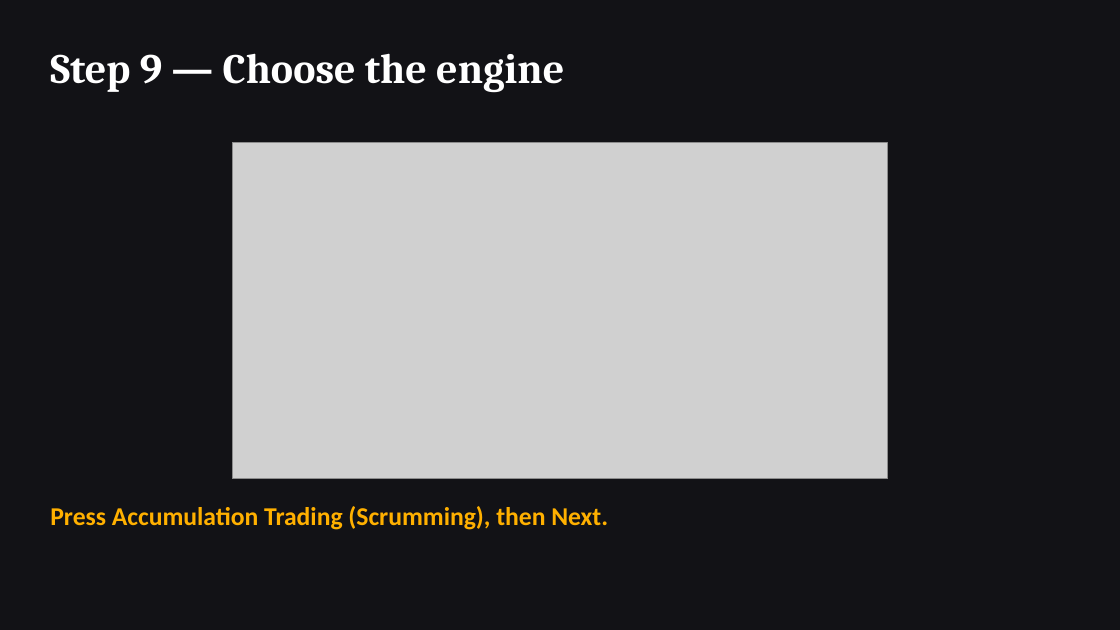
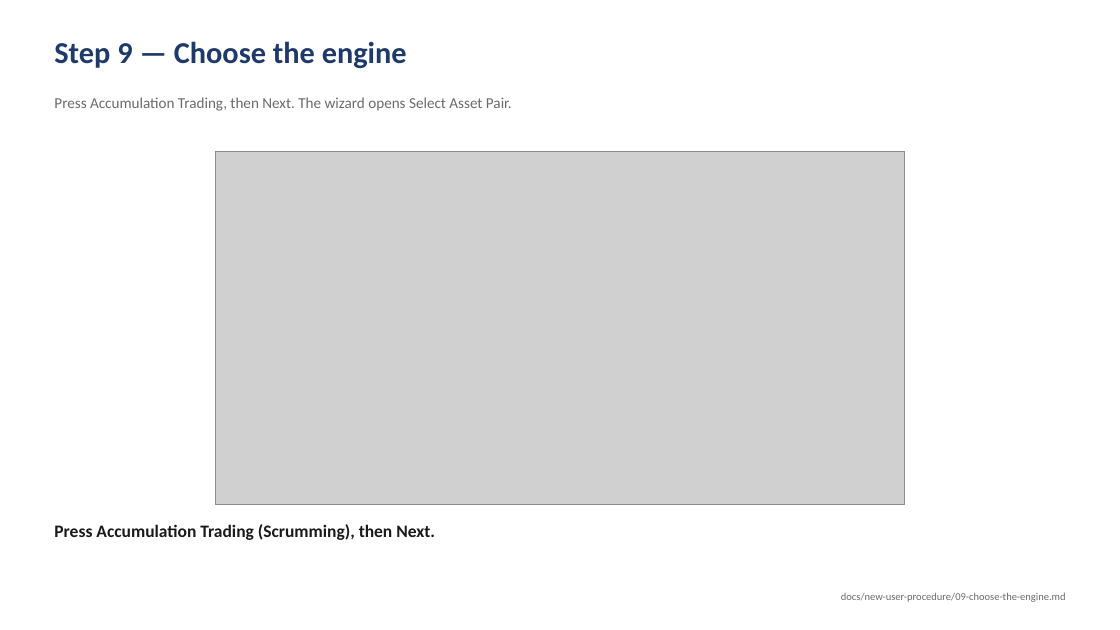
Before and after one commit to Acervator-LLC/ACERVATOR, a slide deck: slide 9 of docs/new-user-procedure/New-User-Procedure.pptx. Drawn at 1120x630 pixels with LibreOffice and Linux fonts; fonts in the diff are those of the drawing; grey boxes stand for pictures. Boxes give left, top, right and bottom in pixels: in the first picture for what was removed or moved away, otherwise in the second. Text is boxed around its words. In the diff, an @@ line names an element or a change of style, - is before the commit and + after.

```diff
--- a/docs/new-user-procedure/New-User-Procedure.pptx
+++ b/docs/new-user-procedure/New-User-Procedure.pptx
@@ background #121216 to #FFFFFF @@
@@ text "Step 9 — Choose the ...": place and size @@
-text "Step 9 — Choose the ..." at [50,53,564,93]
+text "Step 9 — Choose the ..." at [54,41,407,68]
@@ text "Step 9 — Choose the ..." at [54,41,407,68]: size 36 to 26 pt, font Cambria to Calibri, text colour #FFFFFF to #1F3A68; less space between paragraphs @@
@@ text added at [54,97,512,111], 13 pt, text #6B6B6B @@
+Press Accumulation Trading, then Next. The wizard opens Select Asset Pair.
@@ picture: place and size @@
-picture at [233,143,888,479]
+picture at [216,151,904,504]
@@ text "Press Accumulation Trading (Scrumming), then ...": place and size @@
-text "Press Accumulation Trading (Scrumming), then ..." at [50,506,608,530]
+text "Press Accumulation Trading (Scrumming), then ..." at [54,524,435,540]
@@ text "Press Accumulation Trading (Scrumming), then ..." at [54,524,435,540]: size 22 to 15 pt, text colour #FFB000 to #1A1A1A; less space between paragraphs @@
@@ text added at [841,593,1066,602], 9 pt, text #6B6B6B @@
+docs/new-user-procedure/09-choose-the-engine.md
```
Also in this commit, not shown: 26 other slides changed, 2 other files.
